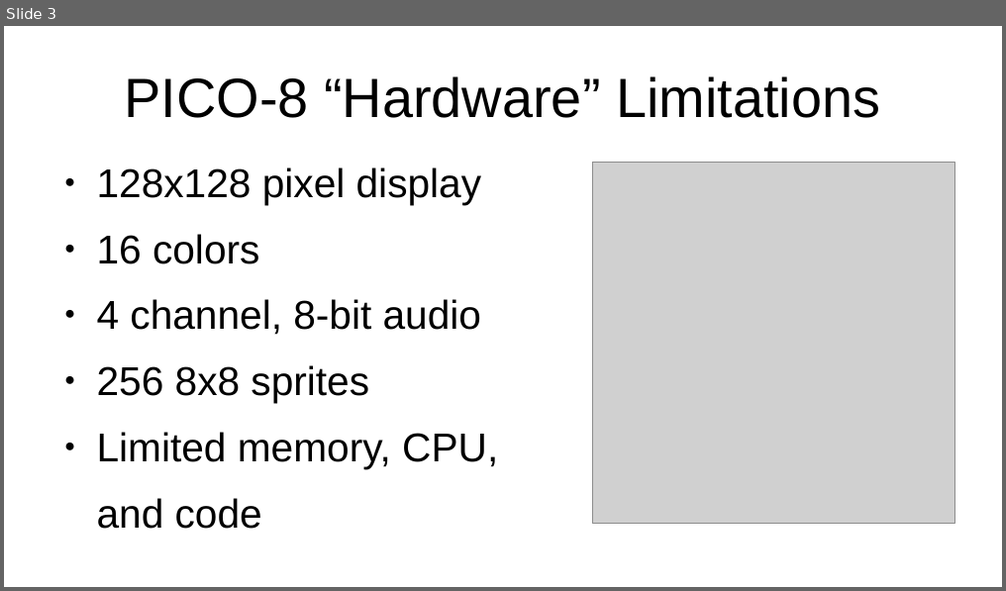
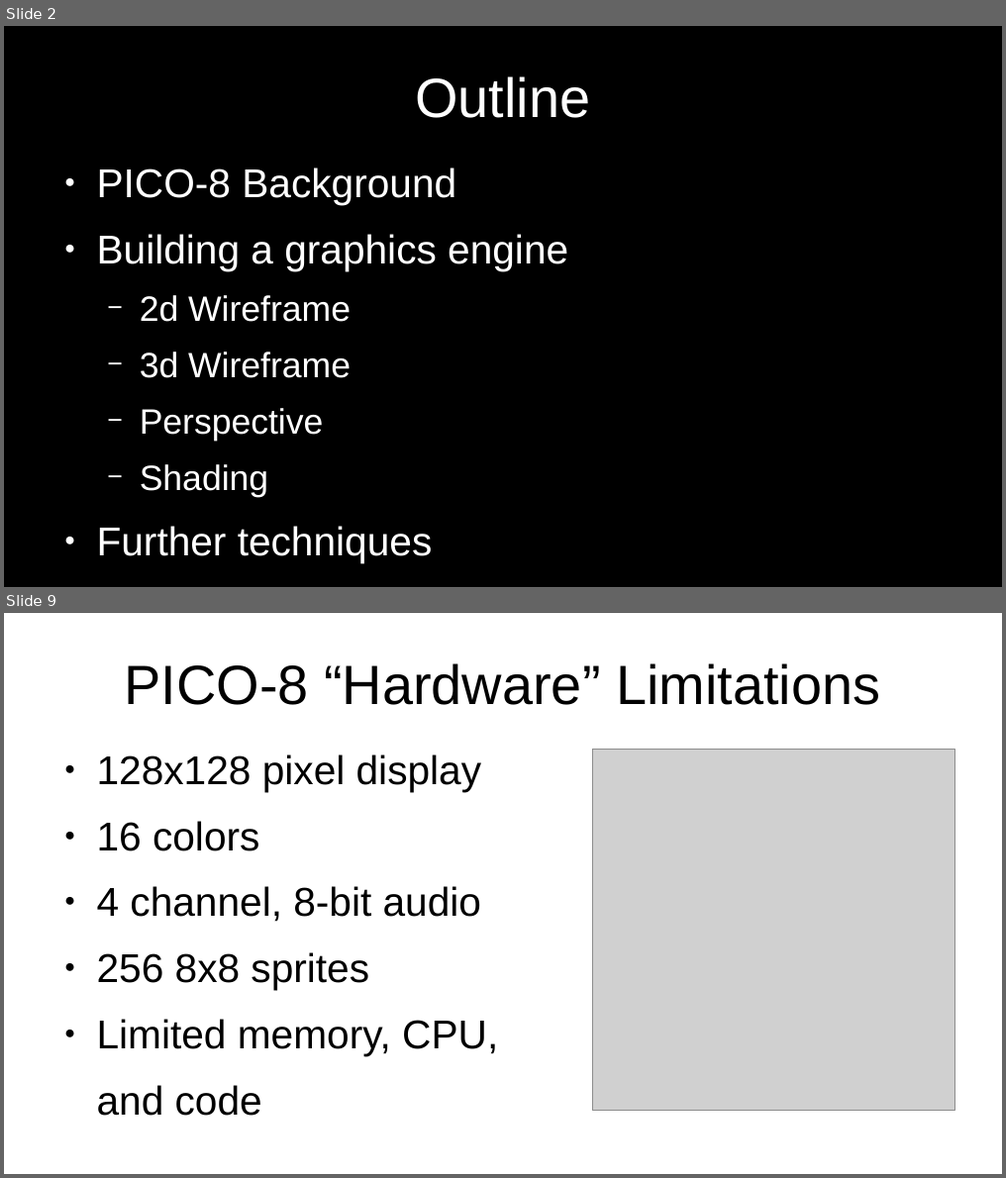
Before and after one commit to MiniMechMedia/pico8-games, a slide deck: carts/graphics-with-pico8/presentation/Graphics-With-PICO-8.odp. Shown one above the other, each under a label of ours: slide 3 before the commit, slides 2 and 9 after it; the slides between them are not shown. The pictures are 1006x591 and 1006x1178 pixels, drawn with LibreOffice and Linux fonts; fonts in the diff are those of the drawing; grey boxes stand for pictures. Boxes give left, top, right and bottom in pixels: in the first picture for what was removed or moved away, otherwise in the second. Text is boxed around its words. In the diff, an @@ line names an element or a change of style, - is before the commit and + after.

```diff
--- a/carts/graphics-with-pico8/presentation/Graphics-With-PICO-8.odp
+++ b/carts/graphics-with-pico8/presentation/Graphics-With-PICO-8.odp
@@ slide 2 added at <box>4,26,1002,587</box>, background #000000 @@
@@ title added at <box>415,76,590,118</box>, 44 pt, text #FFFFFF @@
+Outline
@@ text added at <box>97,168,568,563</box>, 32 pt, text #FFFFFF @@
+● PICO-8 Background
+● Building a graphics engine
+  − 2d Wireframe
+  − 3d Wireframe
+  − Perspective
+  − Shading
+● Further techniques
@@ what was slide 3 is now slide 9 @@
```
Also in this commit, not shown: 2 slides changed, 7 other slides added, 4 slides removed.
